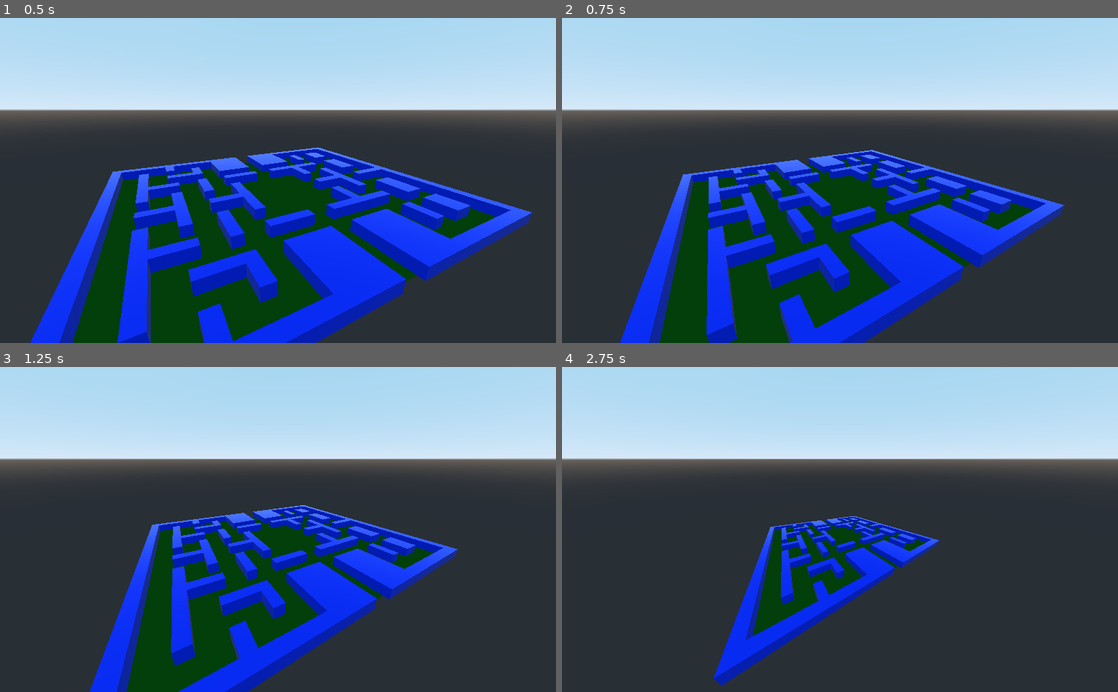
Above: before the commit, frames 1-4 (two rows, left to right).
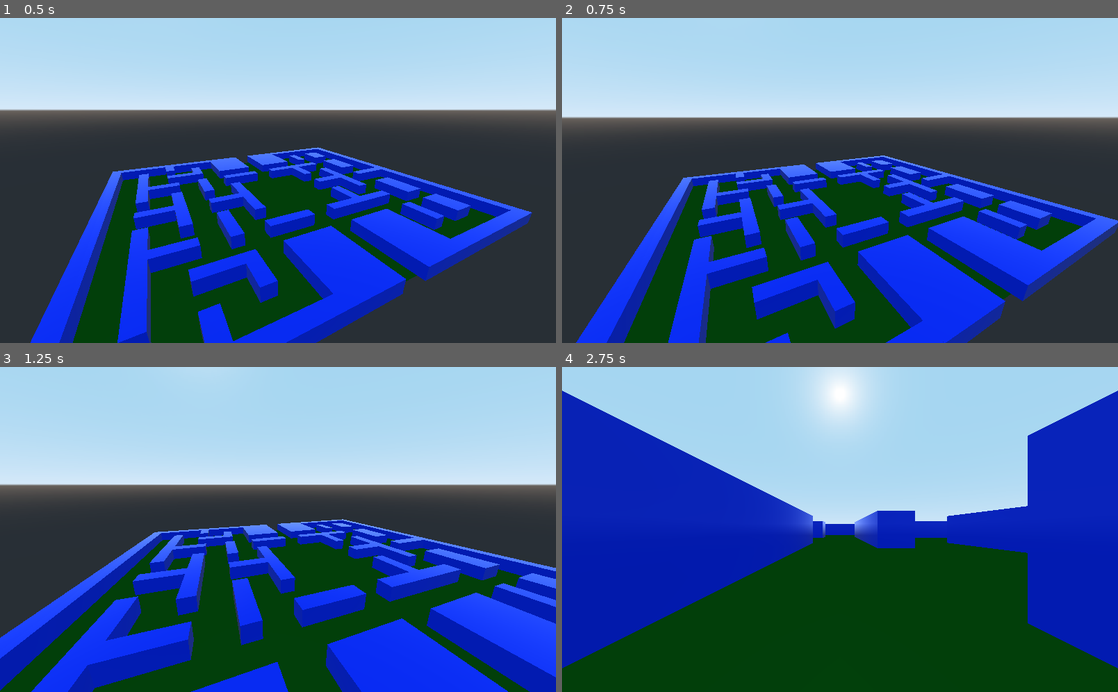
Above: after the commit, the same moments.

Repository: ToBaDi/pacman_3d_first_person
Game: Godot game, scene res://aban/main.tscn
Two runs of this game, one before a commit and one after it. Both use one fixed random seed, a clock stepped at 60 frames per second and the inputs below.
Inputs:
- Up to frame 1 (0.5 s): no input
- Up to frame 2 (0.75 s): hold Right (right) from 0.53 s (still down); hold Space (start) from 0.53 s (still down)
- Up to frame 3 (1.25 s): keep holding Right (right); keep holding Space (start)
- Up to frame 4 (2.75 s): release Right (right) at 1.28 s; release Space (start) at 1.28 s; hold Down (back) 1.28-2.03 s; tap Space (start) at 1.35 s; hold Right (right) from 2.03 s (still down); hold Space (start) from 2.03 s (still down)

Frame 1 is identical in both runs. In frame 2, 31% of the frame differs, in the area x 0-100%, y 27-100%; in frame 3, 49%; in frame 4, 79%, in the area x 0-100%, y 0-100%.

Commit message:
contiuing

Diff:
--- a/aban/data/data.gd
+++ b/aban/data/data.gd
@@ -1,5 +1,8 @@
 class_name Data
 extends Node
+
+
+signal play_initiation_finished
 
 
 var space_state : PhysicsDirectSpaceState
@@ -7,7 +10,7 @@
 var is_on_play_initiation : bool = false
 
 onready var ground : MeshInstance = $"../Scene/Map/Ground"
-onready var playerCamera : Camera = $"../Scene/PlayerCamera"
+onready var player_camera : Camera = $"../Scene/PlayerCamera"
 onready var show_node : Spatial = $"../Scene/Show"
 onready var show_camera : Camera = $"../Scene/Show/ShowCamera"
 onready var animation_player : AnimationPlayer = $"../Scene/AnimationPlayer"
--- a/aban/main.tscn
+++ b/aban/main.tscn
@@ -32,42 +32,43 @@
 		data.show_node.rotate_y(deg2rad(delta * SPEED))
 "
 
-[sub_resource type="GDScript" id=7]
+[sub_resource type="GDScript" id=3]
 script/source = "extends Node
 
 
-var time : float = 0
+var initial_show_node_y_rot : float
 var initial_show_cam_trans : Transform
 
 onready var data : Data = $\"../../Data\"
-
-
-func _process(_delta : float) -> void:
-	if not data.is_on_play_initiation:
-		return
-
-	data.show_camera.fov = lerp(70, 120, time)
-
-	if not $Tween.is_active():
-		data.is_on_play_initiation = false
 
 
 func _input(event : InputEvent) -> void:
 	if data.is_on_show:
 		if event.is_action_pressed(\"start\"):
 			data.is_on_show = false
-			data.is_on_play_initiation = true
-			start_initiation()
-
-
-func start_initiation() -> void:
-	initial_show_cam_trans = data.show_camera.transform
-	$Tween.interpolate_property(self, \"time\", 0, 1, 2, Tween.TRANS_LINEAR, Tween.EASE_IN)
-	$Tween.start()
-
+			# start_initiation
+			initial_show_node_y_rot = data.show_node.rotation.y
+			initial_show_cam_trans = data.show_camera.transform
+			$Tween.interpolate_method(self, \"initiate\", 0, 1, 2, Tween.TRANS_LINEAR, Tween.EASE_IN)
+			$Tween.start()
+
+
+func initiate(time : float) -> void:
+	data.show_node.rotation.y = lerp_angle(initial_show_node_y_rot, 0, time)
+	data.show_camera.transform = initial_show_cam_trans.interpolate_with(data.player_camera.transform, time)
+	data.show_camera.fov = lerp(70, 120, time)
+
+
+func _on_Tween_tween_all_completed() -> void:
+	data.emit_signal(\"play_initiation_finished\")
 "
 
-[sub_resource type="PlaneMesh" id=2]
+[sub_resource type="GDScript" id=7]
+script/source = "extends Node
+
+"
+
+[sub_resource type="PlaneMesh" id=4]
 size = Vector2( 60, 56 )
 
 [sub_resource type="ProceduralSky" id=5]
@@ -85,22 +86,25 @@
 [node name="Systems" type="Node" parent="."]
 
 [node name="SetupGame" type="Node" parent="Systems"]
-script = SubResource( 4 )
+script = SubResource( 1 )
 
 [node name="RotateShow" type="Node" parent="Systems"]
+script = SubResource( 2 )
+
+[node name="InitiatePlay" type="Node" parent="Systems"]
 script = SubResource( 3 )
 
-[node name="InitiatePlay" type="Node" parent="Systems"]
+[node name="Tween" type="Tween" parent="Systems/InitiatePlay"]
+
+[node name="StartPlay" type="Node" parent="Systems"]
 script = SubResource( 7 )
 
-[node name="Tween" type="Tween" parent="Systems/InitiatePlay"]
-
 [node name="Scene" type="Node" parent="."]
 
 [node name="Map" type="Node" parent="Scene"]
 
 [node name="Ground" type="MeshInstance" parent="Scene/Map"]
-mesh = SubResource( 2 )
+mesh = SubResource( 4 )
 material/0 = ExtResource( 1 )
 __meta__ = {
 "_edit_lock_": true
@@ -350,3 +354,4 @@
 
 [node name="WorldEnvironment" type="WorldEnvironment" parent="Scene"]
 environment = SubResource( 6 )
+[connection signal="tween_all_completed" from="Systems/InitiatePlay/Tween" to="Systems/InitiatePlay" method="_on_Tween_tween_all_completed"]
Not shown: 2 places in aban/main.tscn that only renumber resources
